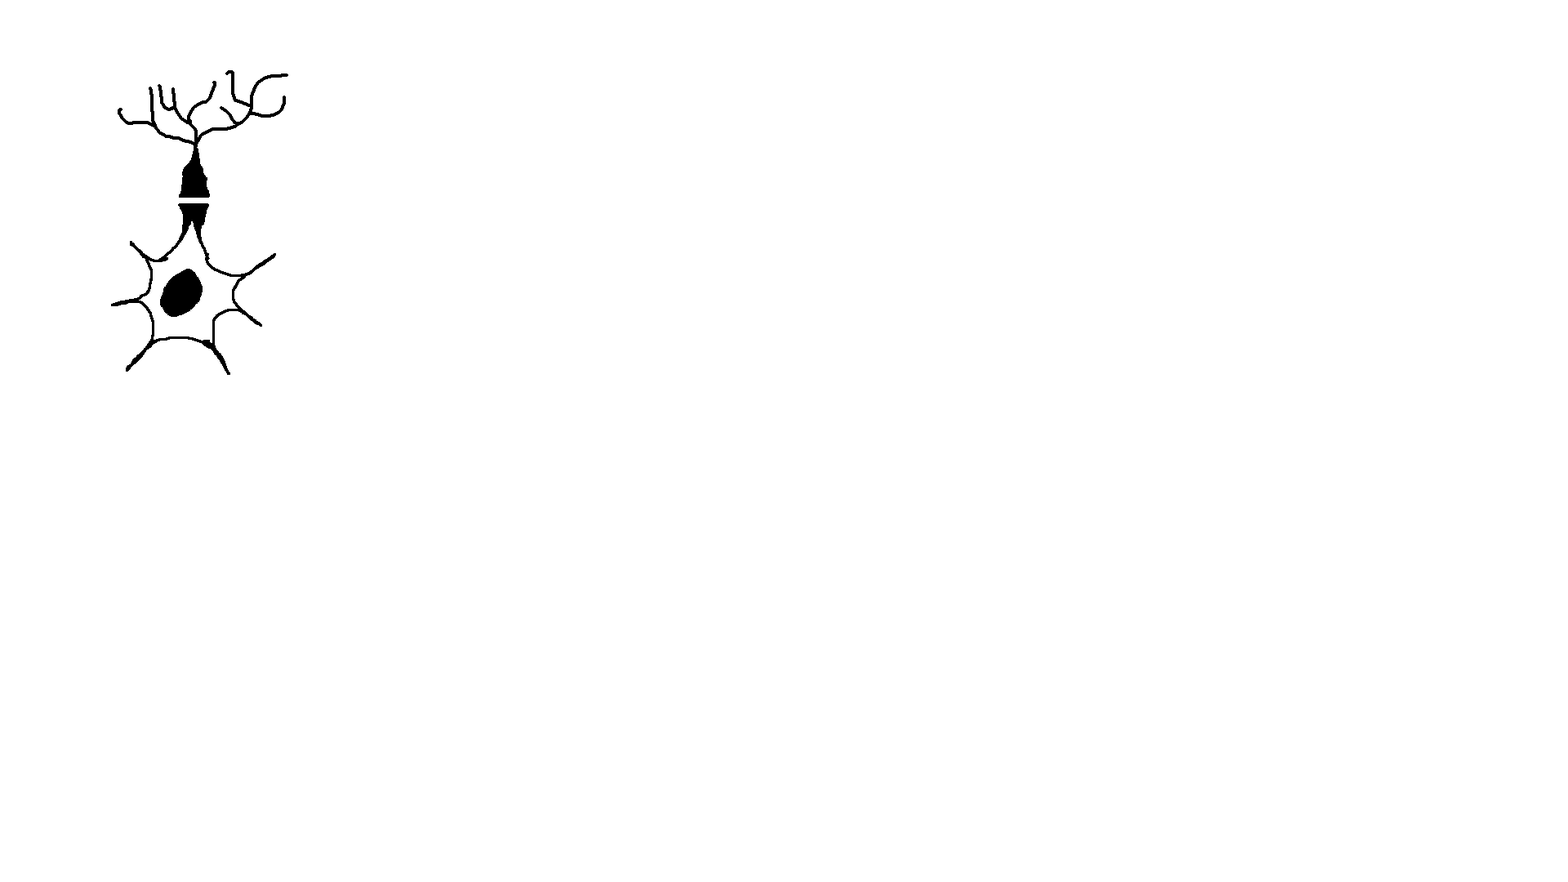
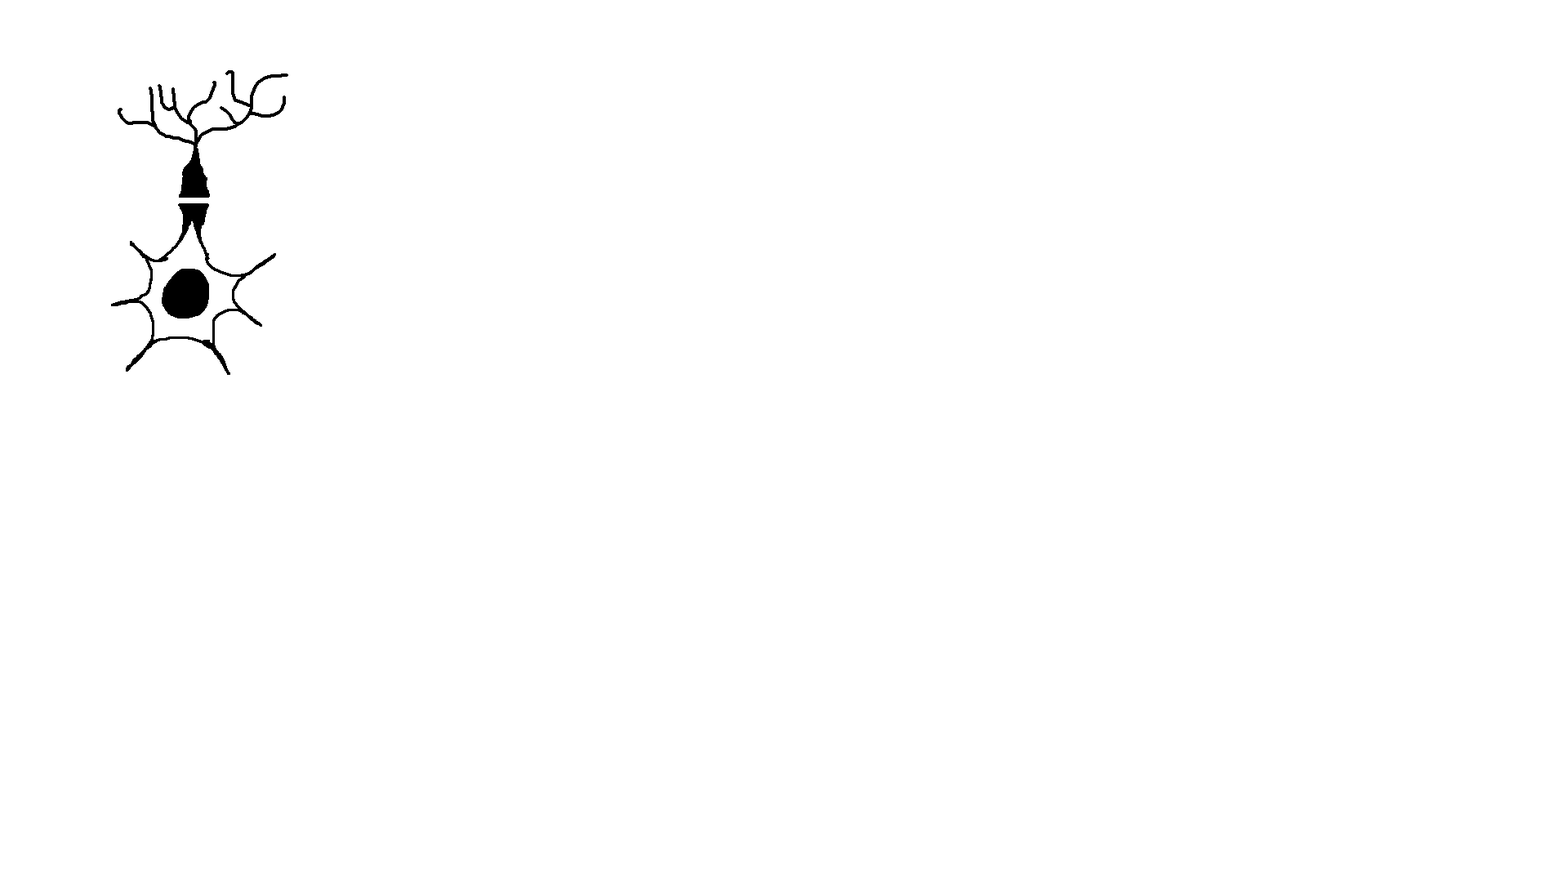
Two versions of the same layered image (1568x882). Layer-by-layer changes:
painted on "Layer 10 copy" over [160, 268, 210, 319]